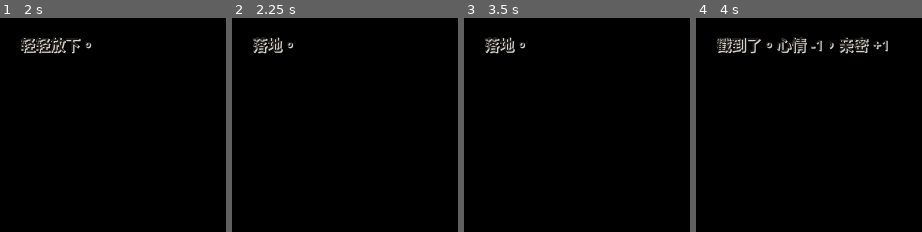
Above: before the commit, frames 1-4 (left to right).
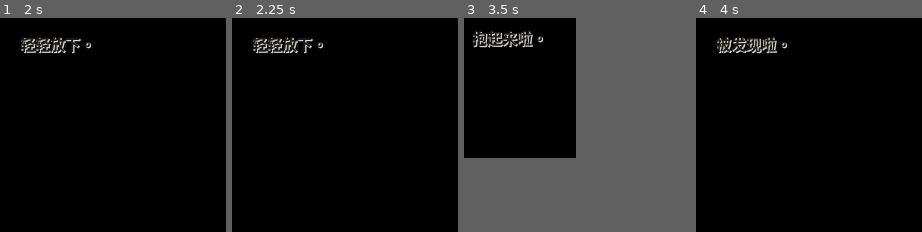
Above: after the commit, the same moments.

Repository: MzKyle/Crayon-Shinchan-Desktop-Pat
Game: Godot game, scene res://scenes/Main.tscn
Two runs of this game, one before a commit and one after it. Both use one fixed random seed, a clock stepped at 60 frames per second and the inputs below.
Inputs (mouse positions are in pixels of both pictures, inside the frame that each line leads up to):
- Up to frame 1 (2 s): tap Enter at 0.5, 0.6 s; move the mouse to (162, 114) at 0.52 s; click (162, 114) at 0.67 s; tap Space at 0.77, 1.25 s; drag from (67, 135) to (101, 167) at 1.27 s
- Up to frame 2 (2.25 s): move the mouse to (367, 77) at 2.02 s; tap Z at 2.1 s; click (367, 77) at 2.17 s
- Up to frame 3 (3.5 s): tap Enter at 2.75 s; drag from (565, 167) to (509, 92) at 2.77 s
- Up to frame 4 (4 s): move the mouse to (876, 157) at 3.52 s; hold A from 3.53 s (still down); tap 9 at 3.6 s; click (876, 157) at 3.67 s; tap Space at 3.77 s
In frame 3 the window is 226x214 before the commit and 112x140 after it. Grey fills any space a smaller window leaves; there, only what the larger window draws over its background counts as a difference.

Frame 1 is identical in both runs. In frame 2, 1.3% of the frame differs, in the area x 9-41%, y 8-17%; in frame 3, 1.9%; in frame 4, 3.2%, in the area x 9-85%, y 8-17%.
Error before the commit: Invalid assignment of property or key 'text' with value of type 'String' on a base object of type 'Nil'. (res://scripts/Main.gd:699)
Error after the commit: Invalid assignment of property or key 'text' with value of type 'String' on a base object of type 'Nil'. (res://scripts/Main.gd:729)

Commit message:
Fix mischief grab transparent window display bug

Diff:
--- a/godot_pet/scripts/Main.gd
+++ b/godot_pet/scripts/Main.gd
@@ -27,6 +27,7 @@
 
 const HIDE_EDGE_THRESHOLD := 52.0
 const PEEK_WINDOW_SIZE := Vector2i(112, 140)
+const INITIAL_WINDOW_MARGIN := 40
 const MISCHIEF_GRAB_SECONDS := 4.0
 const MISCHIEF_STOP_SIZE := Vector2(44, 30)
 
@@ -68,7 +69,8 @@
 	manifest = _load_json("res://assets/actions.json")
 	_configure_window()
 	_create_nodes()
-	_sync_window_size(true)
+	_sync_window_size(false)
+	_place_window_on_screen_if_needed()
 	physics.set_position_from_window(Vector2(get_window().position))
 	physics.set_gravity_enabled(gravity_enabled)
 	pet_sprite.play("idle")
@@ -269,6 +271,34 @@
 		Vector2(DisplayServer.screen_get_position(screen)),
 		Vector2(DisplayServer.screen_get_size(screen))
 	)
+
+
+func _place_window_on_screen_if_needed() -> void:
+	var window = get_window()
+	var window_rect = Rect2(Vector2(window.position), Vector2(window.size))
+	if _window_rect_is_on_screen(window_rect):
+		return
+	var area = _play_area()
+	var max_pos = area.position + area.size - Vector2(window.size) - Vector2(INITIAL_WINDOW_MARGIN, INITIAL_WINDOW_MARGIN)
+	var min_pos = area.position + Vector2(INITIAL_WINDOW_MARGIN, INITIAL_WINDOW_MARGIN)
+	if max_pos.x < min_pos.x:
+		max_pos.x = area.position.x
+		min_pos.x = area.position.x
+	if max_pos.y < min_pos.y:
+		max_pos.y = area.position.y
+		min_pos.y = area.position.y
+	window.position = Vector2i(round(max_pos.x), round(max_pos.y))
+
+
+func _window_rect_is_on_screen(rect: Rect2) -> bool:
+	for screen in range(DisplayServer.get_screen_count()):
+		var screen_rect = Rect2(
+			Vector2(DisplayServer.screen_get_position(screen)),
+			Vector2(DisplayServer.screen_get_size(screen))
+		)
+		if screen_rect.intersects(rect, true):
+			return true
+	return false
 
 
 func _movement_contact_rect() -> Rect2:
@@ -767,8 +797,8 @@
 		window.mouse_passthrough_polygon = PackedVector2Array()
 		return
 	if mischief_grab_active:
-		var rect = _mischief_stop_rect().grow(4.0)
-		window.mouse_passthrough_polygon = _rect_polygon(rect)
+		var size = Vector2(window.size)
+		window.mouse_passthrough_polygon = _rect_polygon(Rect2(Vector2.ZERO, size))
 		return
 	if mini_games != null and mini_games.active != "":
 		var size = Vector2(window.size)
@@ -780,18 +810,8 @@
 		return
 
 	var visible_rect = pet_sprite.visible_rect()
-	var rect = Rect2(pet_sprite.position + visible_rect.position, visible_rect.size).grow(18.0)
-	var cut = min(rect.size.x, rect.size.y) * 0.22
-	window.mouse_passthrough_polygon = PackedVector2Array([
-		rect.position + Vector2(cut, 0),
-		rect.position + Vector2(rect.size.x - cut, 0),
-		rect.position + Vector2(rect.size.x, cut),
-		rect.position + Vector2(rect.size.x, rect.size.y - cut),
-		rect.position + Vector2(rect.size.x - cut, rect.size.y),
-		rect.position + Vector2(cut, rect.size.y),
-		rect.position + Vector2(0, rect.size.y - cut),
-		rect.position + Vector2(0, cut),
-	])
+	var rect = Rect2(pet_sprite.position + visible_rect.position, visible_rect.size).grow(16.0)
+	window.mouse_passthrough_polygon = _rect_polygon(rect)
 
 
 func _rect_polygon(rect: Rect2) -> PackedVector2Array:
